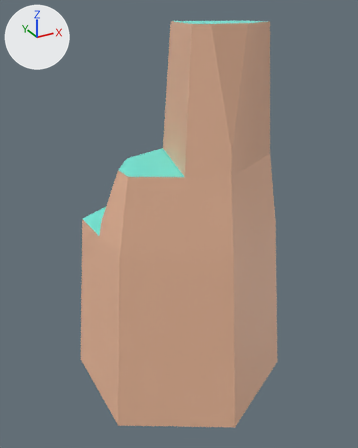
A saved change to the glTF model assets/models/kit/nature_rock_tallG.glb.
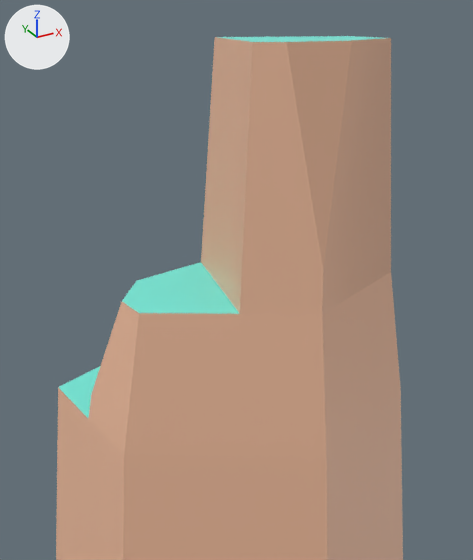
Each version is shown whole from a 50 mm camera at (-0.48, -0.875, 0.759) aimed at (-0.003, -0.007, 0.325), then close up on the part from 14% to 88% of the width and 0% to 71% of the height. The axes (+X, +Y, +Z) are drawn at upper left. The lights are the same throughout. The older version's two pictures come first. Vertices at exactly the same position are counted once.

Names of what the first close-up shows: 'nature_rock_tallG'.
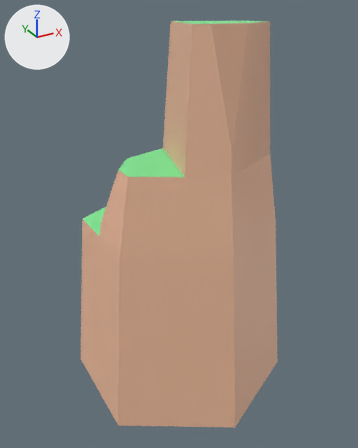
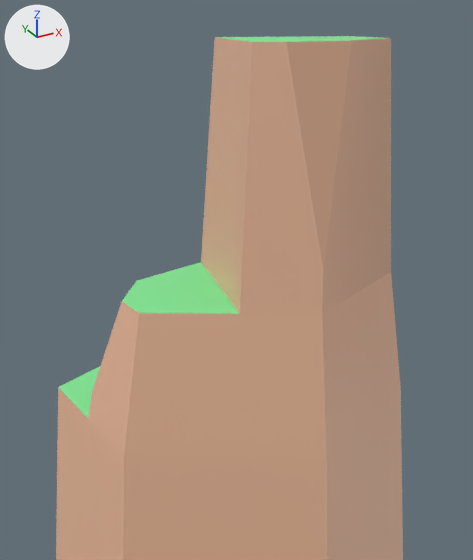
Scene script edits in JSON lines:
```json
{"block": "me_mesh_rock_tallg", "where": "me_mesh_rock_tallg.from_pydata(...)  # 33 vertices, 62 faces; spans x -0.212..0.212, y -0.245..0.245, z -0.05..0.733"}
{"block": "me_mesh_rock_tallg", "where": "# used by ob_nature_rock_tallg; location = (0.0, 0.0, 0.0)"}
{"block": "me_mesh_rock_tallg", "change": "me_mesh_rock_tallg part 1: 12 faces centred in x -0.143..0.149, y -0.093..0.136, z 0.332..0.733 are repainted in the vertex colours; the middle colour goes from cyan #73eddd to green #80ed96"}
```

Boxes [x1, y1, x2, y2] around the edits, measured in the close-ups (473 x 560 px):
```json
{"part": 1, "of": "me_mesh_rock_tallg", "change": "recoloured", "before": [59, 36, 382, 418], "after": [59, 36, 382, 418]}
```
